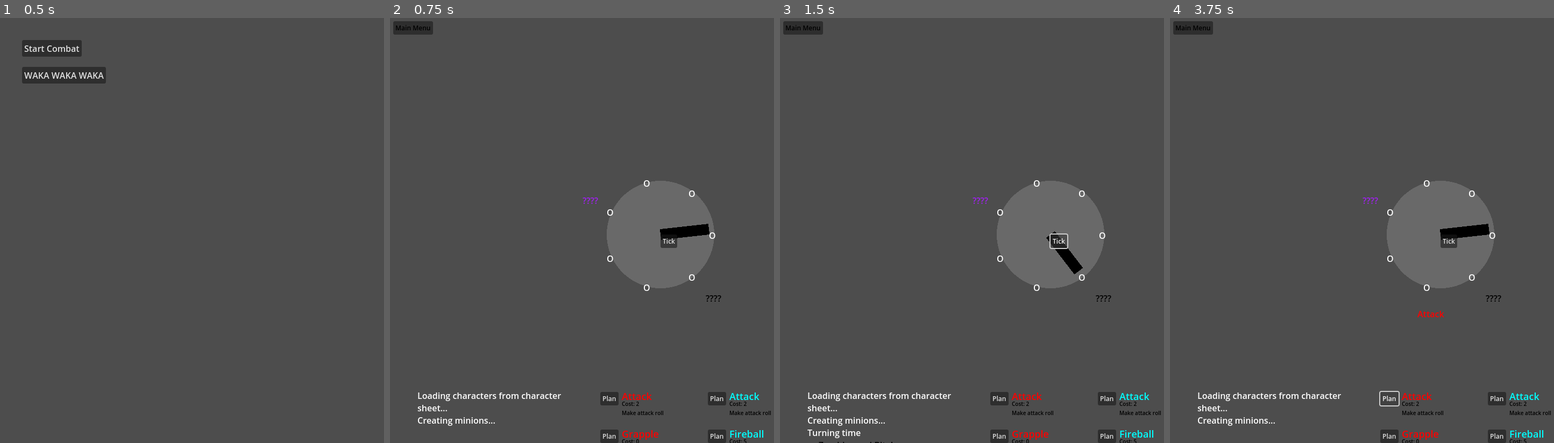
Above: before the commit, frames 1-4 (left to right).
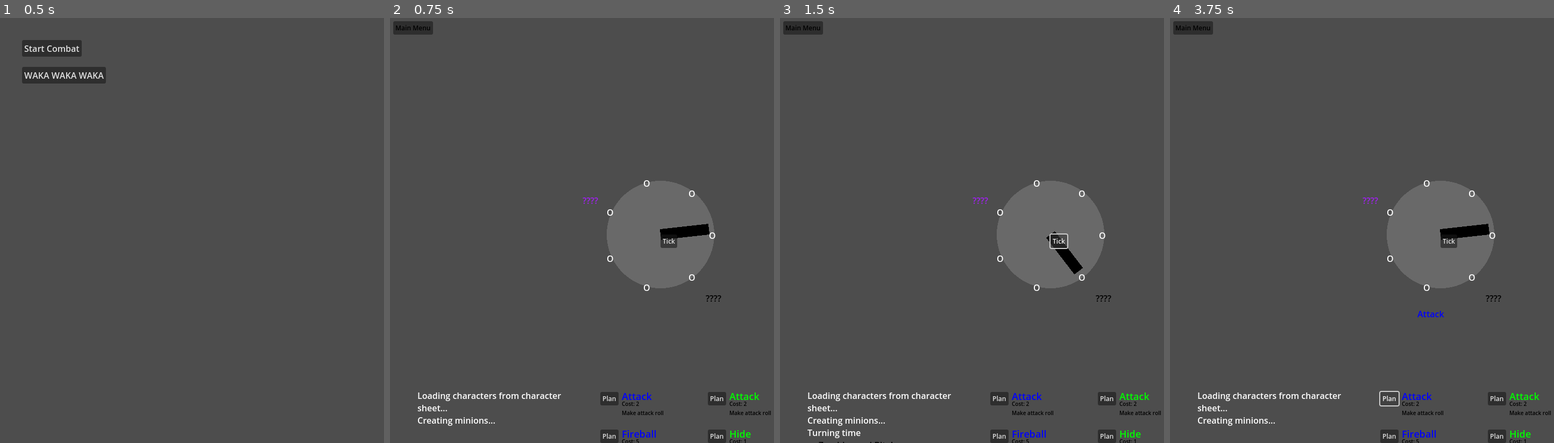
Above: after the commit, the same moments.

Repository: ArcaneEchoStudios/dtd
Game: Godot game, scene res://scenes/game.tscn
The game is run twice, just before and just after one commit, with the same random seed, the same clock (stepped at 60 frames per second) and the same inputs.
Inputs:
- Up to frame 1 (0.5 s): no input
- Up to frame 2 (0.75 s): click "Start Combat" at 0.5 s
- Up to frame 3 (1.5 s): click "Tick" at 1.25 s
- Up to frame 4 (3.75 s): click "Main Menu" at 2 s; click "Start Combat" at 2.75 s; click "Plan" at 3.5 s

Frame 1 is identical in both runs. In frame 2, 0.3% of the frame differs, in the area x 60-98%, y 88-100%; in frame 3, 0.3%; in frame 4, 0.4%, in the area x 60-98%, y 68-100%.

Commit message:
Example for how to use a PCs in a minigame

Diff:
--- a/scenes/clock-combat/battlefield.gd
+++ b/scenes/clock-combat/battlefield.gd
@@ -3,6 +3,8 @@
 const Action = preload("res://scenes/clock-combat/action.gd")
 const Clock = preload("res://scenes/clock-combat/clock.gd")
 const Planner = preload("res://scenes/clock-combat/planner.gd")
+const Party = preload("res://shared/party.gd")
+const C = preload("res://shared/const.gd")
 # TODO: Why is this different? Should it be?
 var CombatLog = preload("res://scenes/clock-combat/combat_log.gd").new()
 
@@ -11,6 +13,8 @@
 
 # See clock.gd
 var clock: Clock
+
+var party: Party
 
 signal scene_change # Define the signal
 
@@ -42,21 +46,23 @@
     clock.clock_event.connect(Callable(self, "_on_clock_ticked"))
 
     # Load the characters
-    # TODO: Load from a source. How does godot want to create a scene?
-    #       What kind of information can we pass from scene to scene?
-    #       Is there a global kind of functionality we should use for
-    #       PCs, or is it built from something stored elsewhere?
     CombatLog.add_log_entry("Loading characters from character sheet...", Color.WHITE);
-    var warrior = Character.new("Warrior", Color.RED, true)
-    warrior.add_action(Action.new("Grapple", 0, "Prevent enemy movement this turn"))
-    warrior.add_action(Action.new("Cleave", 3, "Attack all enemies in your zone"))
-    var mage = Character.new("Mage", Color.CYAN, true)
-    mage.add_action(Action.new("Fireball", 5, "Deal all the damage to any zone"))
-    mage.add_action(Action.new("Magic Missile", 1, "Deal 3 damage to any targets"))
-    var rogue = Character.new("Rogue", Color.GREEN, true)
-    rogue.add_action(Action.new("Hide", 1, "Move into stealth"))
-    rogue.add_action(Action.new("Stab", 1, "Move from stealth to any zone. Attack"))
-    var pcs = [warrior, mage, rogue]
+    var pcs = []
+    for pc in party.pcs:
+        var ch = Character.new(pc.name, pc.color, true)
+
+        # TODO: This should be a little bit more smart/based on the character sheet more
+        if pc.pc_class == C.CLASSES.WARRIOR:
+            ch.add_action(Action.new("Grapple", 0, "Prevent enemy movement this turn"))
+            ch.add_action(Action.new("Cleave", 3, "Attack all enemies in your zone"))
+        elif pc.pc_class == C.CLASSES.WIZARD:
+            ch.add_action(Action.new("Fireball", 5, "Deal all the damage to any zone"))
+            ch.add_action(Action.new("Magic Missile", 1, "Deal 3 damage to any targets"))
+        elif pc.pc_class == C.CLASSES.ROGUE:
+            ch.add_action(Action.new("Hide", 1, "Move into stealth"))
+            ch.add_action(Action.new("Stab", 1, "Move from stealth to any zone. Attack"))
+
+        pcs.append(ch)
 
     # Same as above, but this would be created more in real time as we
     # create the combat, and/or loaded from a predefined list of baddies
@@ -126,3 +132,6 @@
     CombatLog.add_log_entry("Enemies planning")
     for ch in enemies:
         plan_action(ch, "__random__")
+
+func set_party(party: Party):
+    self.party = party
--- a/scenes/game.gd
+++ b/scenes/game.gd
@@ -1,6 +1,11 @@
 extends Node2D
+const PC = preload("res://shared/pc.gd")
+const Party = preload("res://shared/party.gd")
+const C = preload("res://shared/const.gd")
 
 var current_scene: Node = null
+
+var party: Party
 
 # This dict allows us to reference scenes by name. It does load all of them
 # before we need them. If this becomes a performance concern, we'll need to
@@ -8,12 +13,35 @@
 var scenes = {
     "clock-combat": preload("res://scenes/clock-combat/combat.tscn"),
     "waka-waka": preload("res://scenes/waka-waka/Scenes/main.tscn"),
-
     "menu": preload("res://scenes/main-menu/menu.tscn"),
 }
 
-# By default, we load the menu scene
+
 func _ready() -> void:
+    # TODO: Load this from a save file in some way shape or form
+    var z = PC.new("Zypher", C.CLASSES.WIZARD, Color.BLUE)
+    z.smarts = 4
+    z.stuff.append(C.EQUIPMENT.WAND_OF_FIREBALLS)
+    z.stuff.append(C.EQUIPMENT.MYSTIC_ROBES)
+
+    var w = PC.new("Wicks", C.CLASSES.ROGUE, Color.GREEN)
+    w.speed = 3
+    w.stealth = 4
+    w.strength = 1
+    w.stuff.append(C.EQUIPMENT.THROWING_DAGGERS)
+    w.stuff.append(C.EQUIPMENT.HIDE_ARMOR)
+    w.stuff.append(C.EQUIPMENT.LOCKPICKS)
+
+    var v = PC.new("Victor", C.CLASSES.WARRIOR, Color.RED)
+    v.strength = 5
+    v.stuff.append(C.EQUIPMENT.GREATAXE)
+
+    party = Party.new()
+    party.add_pc(z)
+    party.add_pc(w)
+    party.add_pc(v)
+
+    # By default, we load the menu scene
     change_scene("menu")
 
 # This function changes the scene. But the other important thing it does it
@@ -38,6 +66,9 @@
     if scene.has_signal("scene_change"):
         scene.connect("scene_change", Callable(self, "change_scene"))
 
+    if scene.has_method("set_party"):
+        scene.set_party(party)
+
     # Add the scene to the node. Fade in and transitions likely start here.
     add_child(scene)
     current_scene = scene
--- /dev/null
+++ b/shared/const.gd
@@ -0,0 +1,18 @@
+
+extends Resource
+class_name Const
+
+const CLASSES = {
+    WIZARD = 'Wizard',
+    WARRIOR = 'Warrior',
+    ROGUE = 'Rogue'
+}
+
+const EQUIPMENT = {
+    WAND_OF_FIREBALLS = 'Wand of Fireball',
+    MYSTIC_ROBES = 'Mystic Robes',
+    THROWING_DAGGERS = 'Throwing Daggers',
+    HIDE_ARMOR = 'Hide Armor',
+    LOCKPICKS = 'Lockpicks',
+    GREATAXE = 'Great Axe'
+}
--- /dev/null
+++ b/shared/party.gd
@@ -0,0 +1,10 @@
+extends Resource
+class_name Party
+
+# Properties
+var silver: int = 0
+var day: int = 0
+var pcs: Array = []
+
+func add_pc(pc) -> void:
+    pcs.append(pc)
--- /dev/null
+++ b/shared/pc.gd
@@ -0,0 +1,27 @@
+extends Resource
+class_name PC
+
+# Properties
+var hp: int = 10
+var max_hp: int = 10
+var level: int = 1
+
+# Stats are 1-5, 2 being the standard/average
+var strength: int = 2
+var smarts: int = 2
+var social: int = 2
+var stealth: int = 2
+var speed: int = 2
+var stuff: Array[String] = []
+var status: Array[String] = []
+var pc_class: String = "commoner"
+
+# Aesthetics
+var name: String
+var color: Color
+
+# Constructor
+func _init(pc_name: String, pc_class: String, pc_color: Color) -> void:
+    self.name = pc_name
+    self.pc_class = pc_class
+    self.color = pc_color
